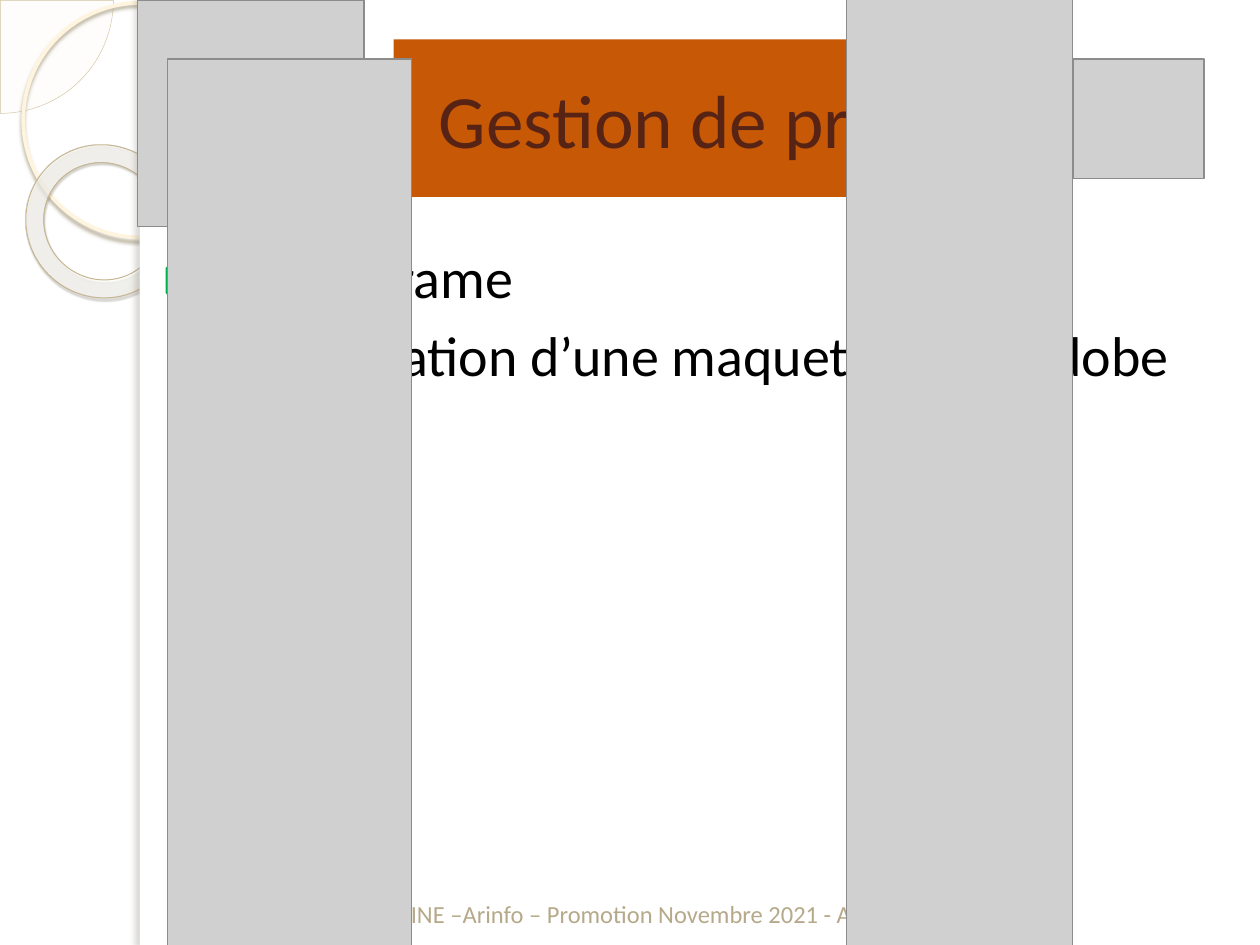
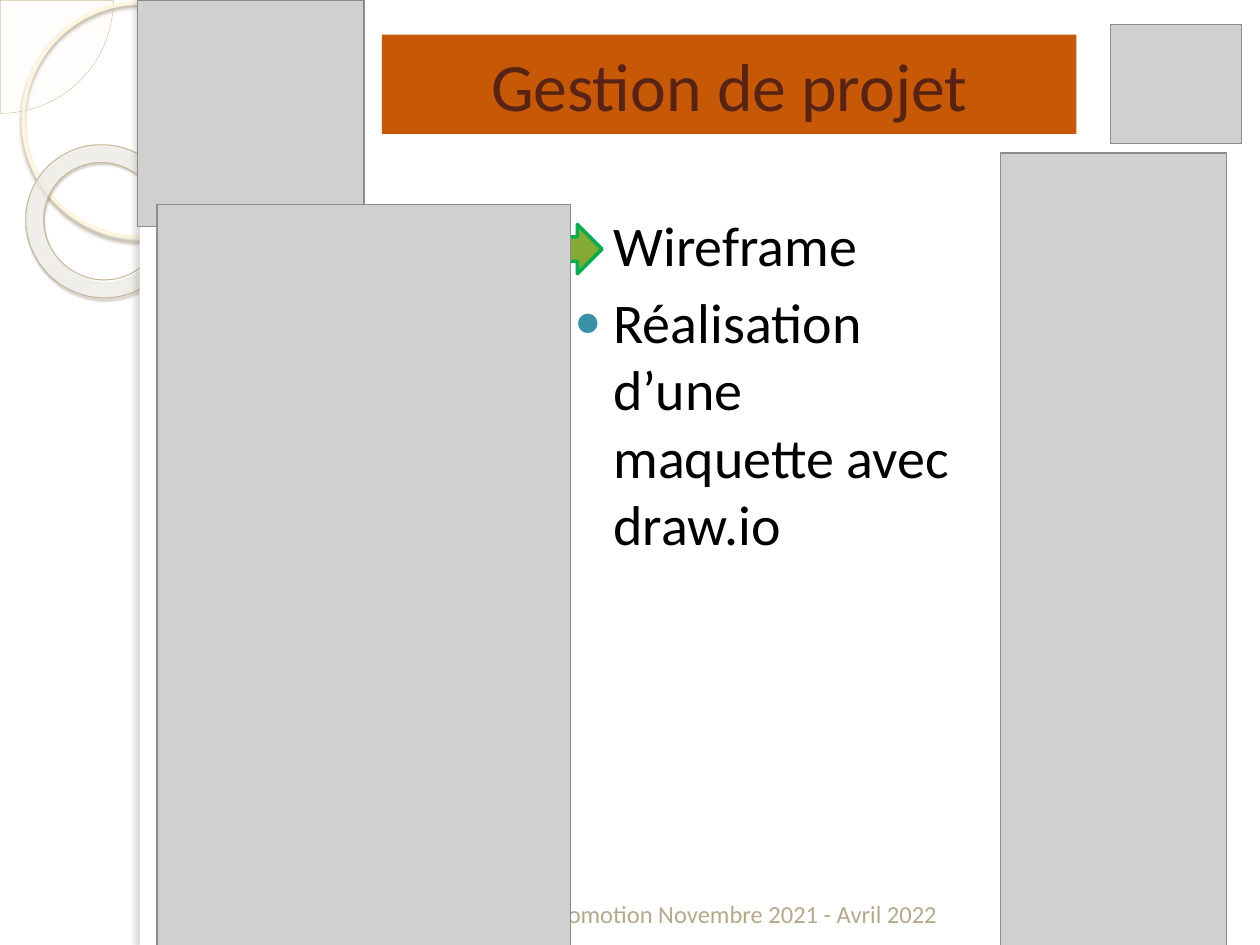
Before and after one commit to jacquesLemoine44/AssociationPaulGreen, a slide deck: slide 8 of DocumentationsProjet/Présentation1.pptx. Drawn at 1260x945 pixels with LibreOffice and Linux fonts; fonts in the diff are those of the drawing; grey boxes stand for pictures; background and template pictures are left out. Boxes give left, top, right and bottom in pixels: in the first picture for what was removed or moved away, otherwise in the second. Text is boxed around its words. In the diff, an @@ line names an element or a change of style, - is before the commit and + after.

```diff
--- a/DocumentationsProjet/Présentation1.pptx
+++ b/DocumentationsProjet/Présentation1.pptx
@@ picture: place and size @@
-picture at [1074,59,1205,179]
+picture at [1110,24,1241,144]
@@ title "Gestion de projet": place and size @@
-title "Gestion de projet" at [439,86,968,166]
+title "Gestion de projet" at [382,35,1076,135]
@@ title "Gestion de projet" at [382,35,1076,135]: size 43 to 38.7 pt; fill none to #C65806 @@
@@ rectangle removed at [393,39,1062,197] @@
@@ picture: place and size @@
-picture at [847,0,1072,945]
+picture at [1000,152,1226,945]
@@ picture: place and size @@
-picture at [168,59,412,945]
+picture at [158,205,571,945]
@@ text "Wireframe": place and size @@
-text "Wireframe" at [270,251,1169,389]
+text "Wireframe" at [613,227,949,546]
@@ right arrow: place and size @@
-right arrow at [168,256,247,305]
+right arrow at [523,224,602,273]
@@ text at [613,304,949,546]: text changed @@
-● Réalisation d’une maquette avec Adobe XD
+● Réalisation d’une maquette avec draw.io
```
Also in this commit, not shown: 13 other slides changed, 1 slide added, 1 slide removed, 49 other files.
